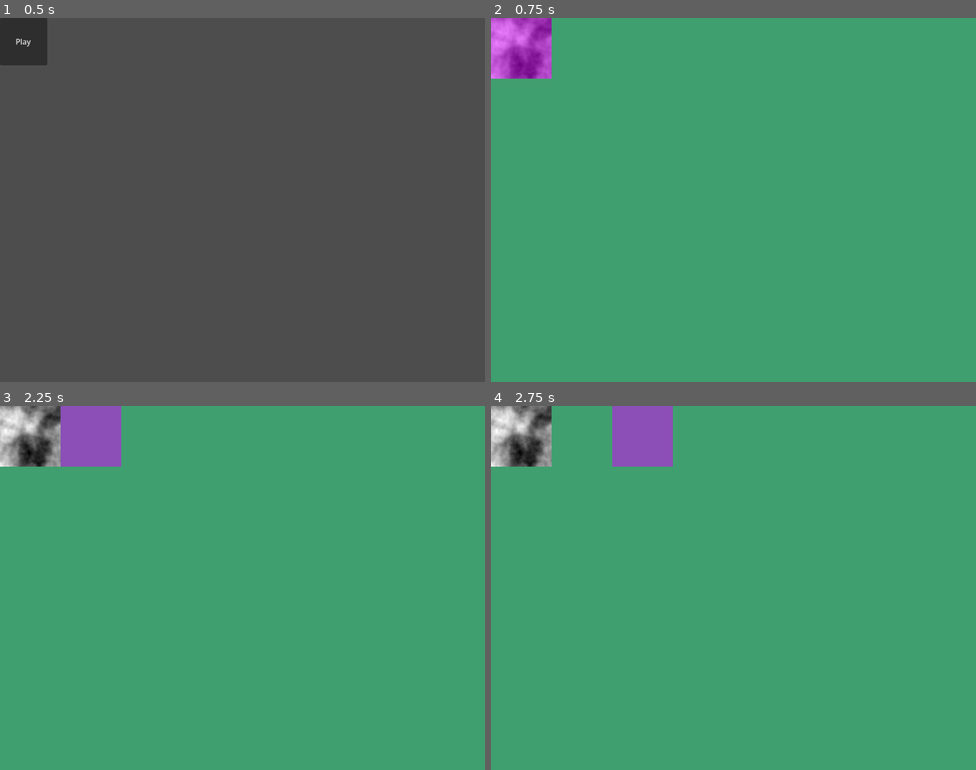
Above: before the commit, frames 1-4 (two rows, left to right).
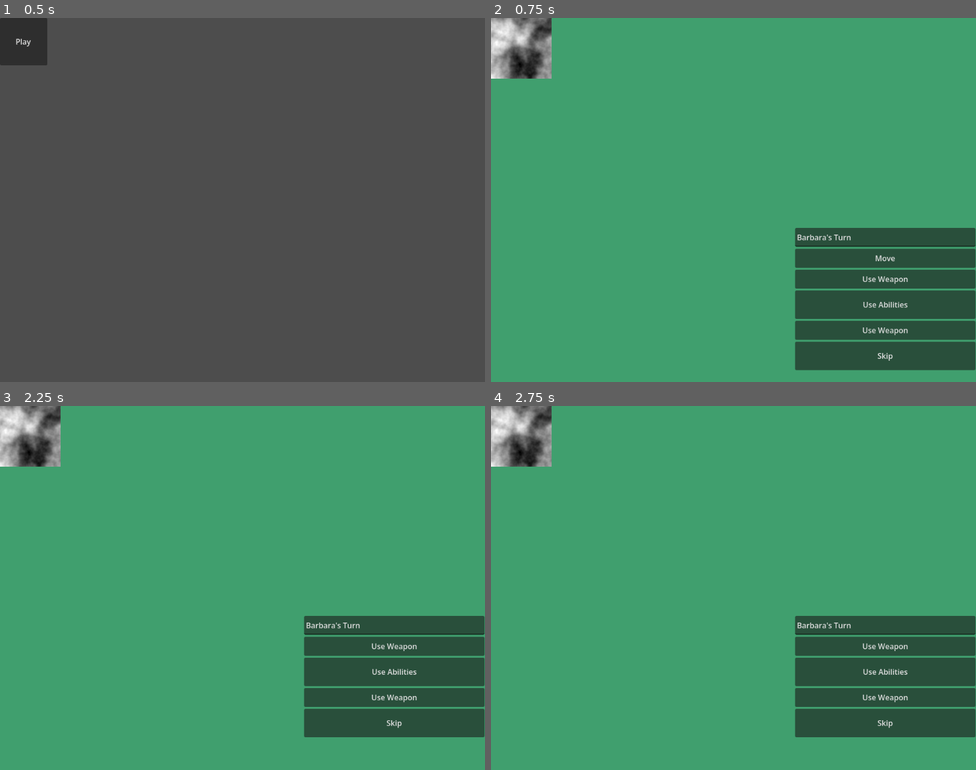
Above: after the commit, the same moments.

Repository: EricThunderSnake/BMGameJam2026
Game: Godot game, scene res://Main.tscn
Two runs of this game, one before a commit and one after it. Both use one fixed random seed, a clock stepped at 60 frames per second and the inputs below.
Inputs (mouse positions are in pixels of both pictures, inside the frame that each line leads up to):
- Up to frame 1 (0.5 s): no input
- Up to frame 2 (0.75 s): click "Play" at 0.5 s
- Up to frame 3 (2.25 s): click (392, 646) at 1.25 s, where only the run after the commit has a clickable "Move"; tap Enter (ui_accept) at 2 s; hold Right (Right) from 2.03 s (still down); hold Enter (ui_accept) from 2.03 s (still down)
- Up to frame 4 (2.75 s): keep holding Right (Right); keep holding Enter (ui_accept)

Frame 1 is identical in both runs. In frame 2, 16% of the frame differs, in the area x 0-100%, y 0-97%; in frame 3, 14%; in frame 4, 14%.

Commit message:
Player Turns Improved

Diff:
--- /dev/null
+++ b/Levels/ActionMenu.gd
@@ -0,0 +1,9 @@
+class_name ActionMenu
+extends VBoxContainer
+
+@onready var unit_name: TextEdit = $UnitName
+@onready var move : Button = $Move
+@onready var weapon : Button = $Weapon
+@onready var abilities : Button = $Abilities
+@onready var items : Button = $Items
+@onready var skip : Button = $"Skip"
--- a/Levels/TurnManager.gd
+++ b/Levels/TurnManager.gd
@@ -3,13 +3,16 @@
 signal turn_ended
 @onready var pointer: Node2D = $Pointer
 @onready var sprite: Sprite2D = $Pointer/Sprite2D
+@onready var action_menu = $ActionMenu
 var width : int
 var height : int
 var recently_moved = false
+
 const Left = "Left"
 const Right = "Right"
 const Up = "Up"
 const Down = "Down"
+
 var active_unit: Unit
 var last_pressed := {
 	Left: false,
@@ -24,10 +27,14 @@
 
 var processing_turn = false
 @onready var UnitManager = $"../UnitManager"
+
+var unit_moving = false
+
 func _ready():
-
+	pointer.visible = false
 	UnitManager.turn_started.connect(TakeTurn)
-
+	action_menu.move.pressed.connect(on_move)
+	action_menu.skip.pressed.connect(on_skip)
 	width = sprite.texture.get_width()
 	height = sprite.texture.get_height()
 	process_mode = Node.PROCESS_MODE_WHEN_PAUSED
@@ -38,7 +45,10 @@
 	add_child(timer)
 
 
+
 func _process(delta):
+	if !unit_moving:
+		return
 	var movement = width * Input.get_vector(Left, Right, Up, Down).sign()
 	print(timer.time_left)
 	if !timer.is_stopped() && movement == Vector2.ZERO:
@@ -56,12 +66,36 @@
 	print(pointer.position)
 
 func TakeTurn(unit: Unit):
+	active_unit = unit
+	action_menu.unit_name.text = active_unit.GetName() + "'s Turn"
+	action_menu.visible = true
+	pointer.position = unit.position
 	get_tree().paused = true
-	active_unit = unit
-	pointer.position = unit.position
+
 
 func _input(event):
-	if event.is_action_pressed("ui_accept"):
-		active_unit.position = pointer.position
-		get_tree().paused = false
-		turn_ended.emit()
+	if unit_moving:
+		if event.is_action_pressed("ui_accept"):
+			pointer.visible = false
+			active_unit.position = pointer.position
+			action_menu.move.visible = false
+			unit_moving = false
+			action_menu.visible = true
+		if event.is_action_pressed("ui_cancel"):
+			pointer.visible = false
+			pointer.position = active_unit.position
+			unit_moving = false
+			action_menu.visible = true
+
+
+func on_move():
+	unit_moving = true
+	pointer.visible = true
+	action_menu.visible = false
+
+func on_skip():
+	action_menu.visible = false
+	if !action_menu.move.visible:
+		action_menu.move.visible = true
+	get_tree().paused = false
+	turn_ended.emit()
--- a/Levels/TurnManager.tscn
+++ b/Levels/TurnManager.tscn
@@ -1,4 +1,7 @@
 [gd_scene format=3 uid="uid://blxoxdblo1dyt"]
+
+[ext_resource type="Script" uid="uid://yfsfxl4vhc42" path="res://Levels/TurnManager.gd" id="1_5ftdw"]
+[ext_resource type="Script" uid="uid://cx8luux5vv1i3" path="res://Levels/ActionMenu.gd" id="1_tw1de"]
 
 [sub_resource type="ShaderMaterial" id="ShaderMaterial_tq6vi"]
 
@@ -18,6 +21,7 @@
 seamless_blend_skirt = 0.336
 
 [node name="TurnManager" type="Node2D" unique_id=206241]
+script = ExtResource("1_5ftdw")
 
 [node name="Pointer" type="Node2D" parent="." unique_id=394376160]
 
@@ -25,3 +29,40 @@
 material = SubResource("ShaderMaterial_tq6vi")
 position = Vector2(64, 64)
 texture = SubResource("NoiseTexture2D_ao383")
+
+[node name="ActionMenu" type="VBoxContainer" parent="." unique_id=141154300]
+offset_left = 642.0
+offset_top = 443.0
+offset_right = 1023.0
+offset_bottom = 770.0
+script = ExtResource("1_tw1de")
+
+[node name="UnitName" type="TextEdit" parent="ActionMenu" unique_id=1434233805]
+custom_minimum_size = Vector2(100, 40)
+layout_mode = 2
+text = "Action Menu"
+
+[node name="Move" type="Button" parent="ActionMenu" unique_id=12647808]
+custom_minimum_size = Vector2(0, 40)
+layout_mode = 2
+text = "Move"
+
+[node name="Weapon" type="Button" parent="ActionMenu" unique_id=2022673583]
+custom_minimum_size = Vector2(0, 40)
+layout_mode = 2
+text = "Use Weapon"
+
+[node name="Abilities" type="Button" parent="ActionMenu" unique_id=684535596]
+custom_minimum_size = Vector2(0, 60)
+layout_mode = 2
+text = "Use Abilities"
+
+[node name="Items" type="Button" parent="ActionMenu" unique_id=501779470]
+custom_minimum_size = Vector2(0, 40)
+layout_mode = 2
+text = "Use Weapon"
+
+[node name="Skip" type="Button" parent="ActionMenu" unique_id=1932324119]
+custom_minimum_size = Vector2(0, 60)
+layout_mode = 2
+text = "Skip"
--- a/Units/Unit.gd
+++ b/Units/Unit.gd
@@ -24,3 +24,6 @@
 
 func _ready():
 	process_mode = Node.PROCESS_MODE_WHEN_PAUSED
+
+func GetName() -> String:
+	return _name
Not shown, added: Levels/ActionMenu.gd.uid
